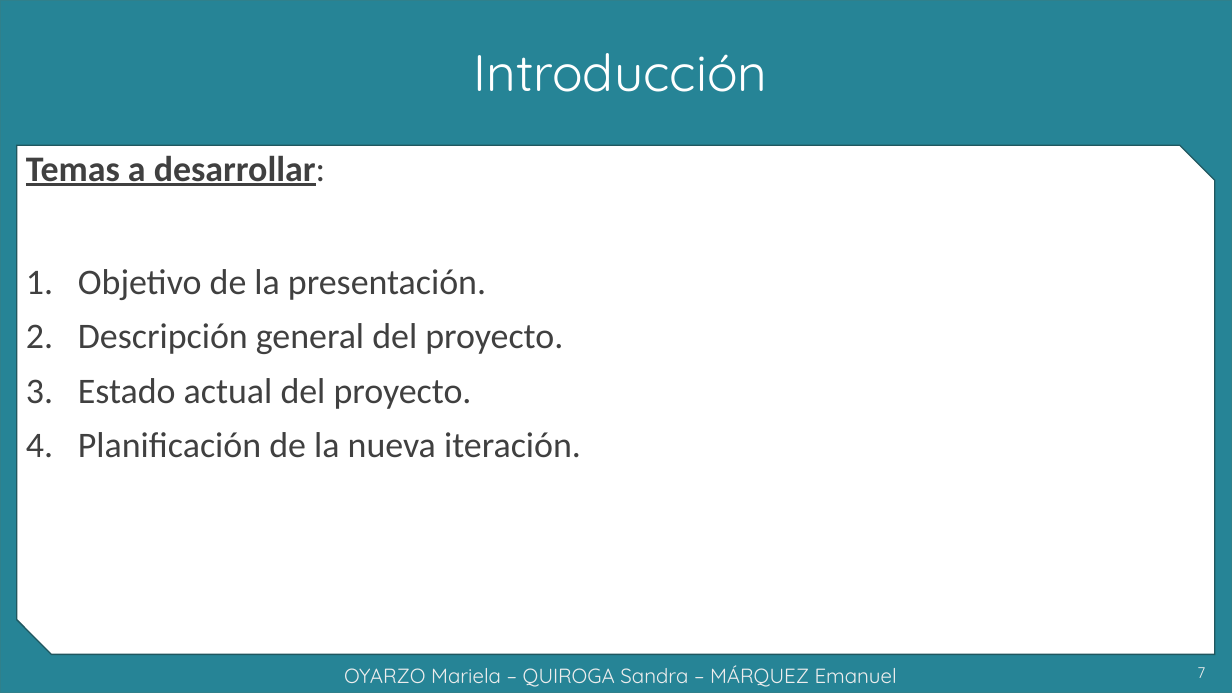
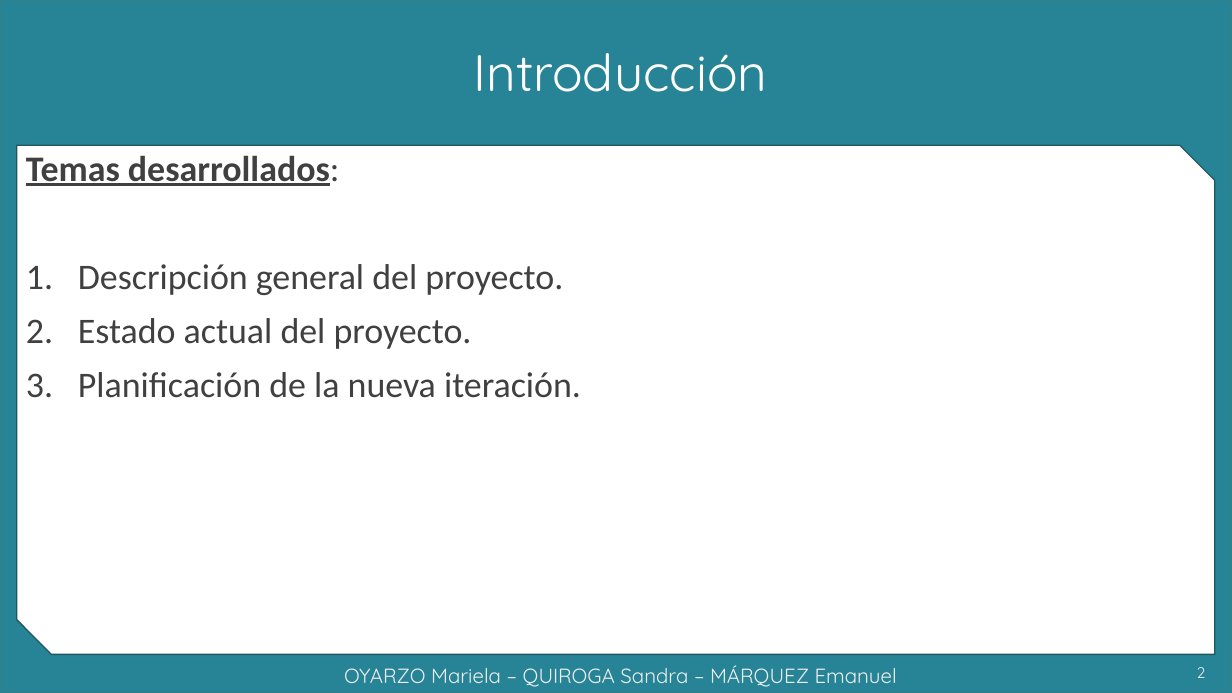
Before and after one commit to grupoyenu/yenu, a slide deck: slide 2 of 08. Presentaciones/Presentación 10 - 21.11.19.pptx (slide 7 before the commit). Drawn at 1232x693 pixels with LibreOffice and Linux fonts; fonts in the diff are those of the drawing; background and template pictures are left out. Boxes give left, top, right and bottom in pixels: in the first picture for what was removed or moved away, otherwise in the second. Text is boxed around its words. In the diff, an @@ line names an element or a change of style, - is before the commit and + after.

```diff
--- a/08. Presentaciones/Presentación 10 - 21.11.19.pptx
+++ b/08. Presentaciones/Presentación 10 - 21.11.19.pptx
@@ text at (x1=26, y1=155, x2=340, y2=186): text changed; bold on @@
-Temas a desarrollar:
-1. Objetivo de la presentación.
+Temas desarrollados:
@@ page number at (x1=1197, y1=667, x2=1206, y2=678): text changed @@
-7
+2
```
Also in this commit, not shown: 3 other slides changed, 3 slides removed.
